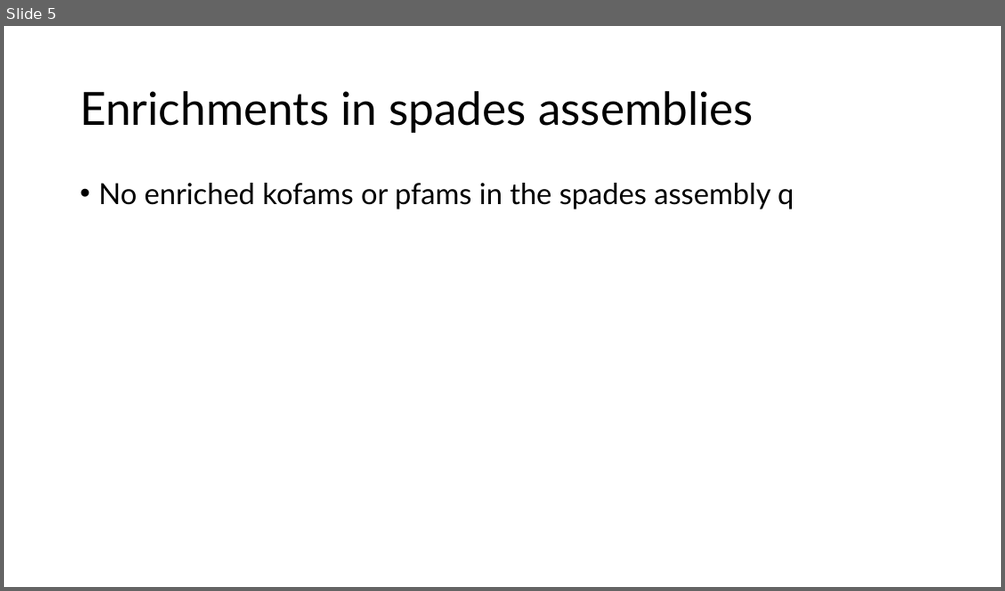
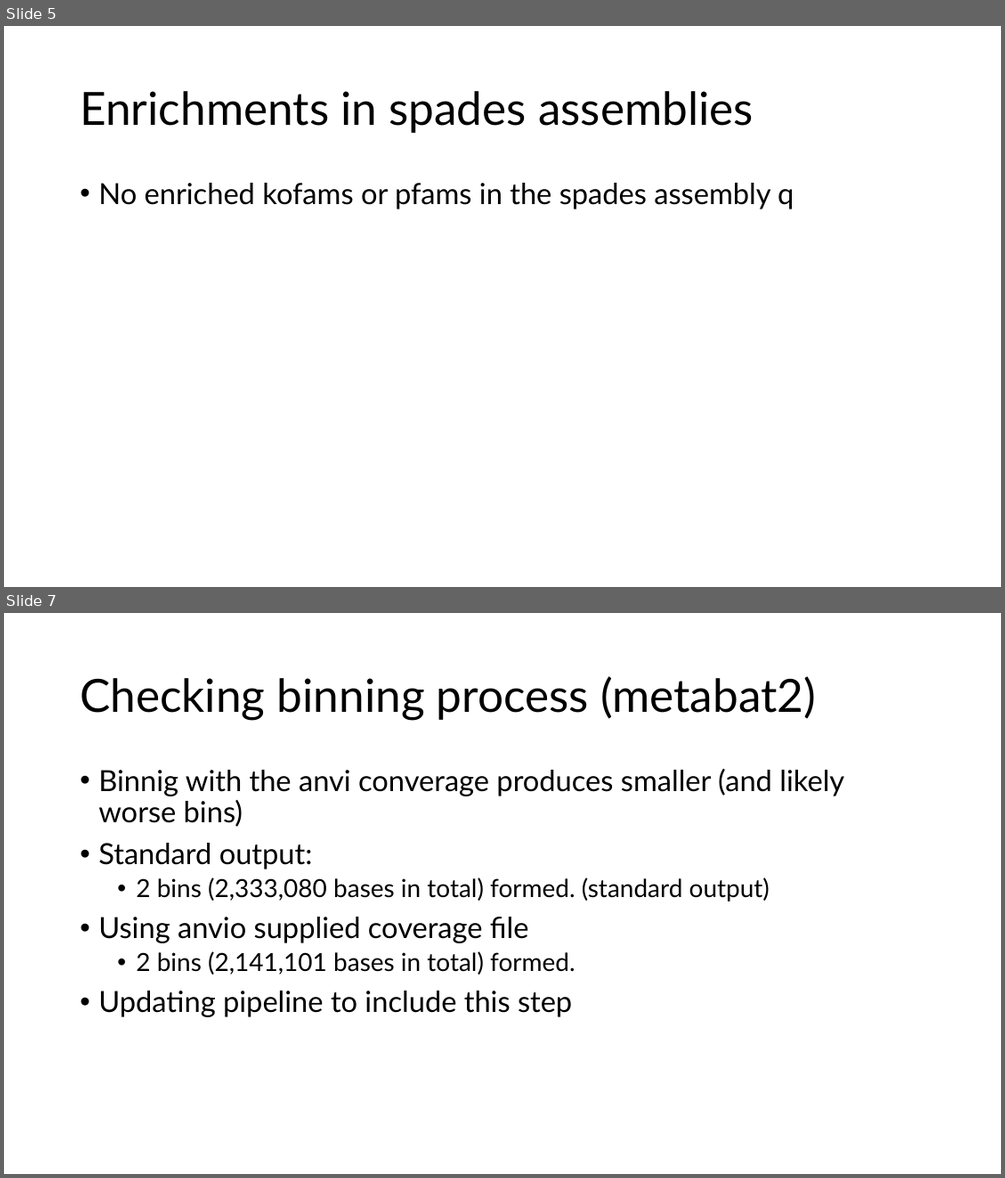
Before and after one commit to jjcolgan/snvAnalysis, a slide deck: pangenomicsAnalysis/pangenomics lab notebook.pptx. Shown one above the other, each under a label of ours: slide 5 before the commit, slides 5 and 7 after it; the slides between them are not shown. The pictures are 1005x591 and 1005x1178 pixels, drawn with LibreOffice and Linux fonts; fonts in the diff are those of the drawing. Boxes give left, top, right and bottom in pixels: in the first picture for what was removed or moved away, otherwise in the second. Text is boxed around its words. In the diff, an @@ line names an element or a change of style, - is before the commit and + after.

```diff
--- a/pangenomicsAnalysis/pangenomics lab notebook.pptx
+++ b/pangenomicsAnalysis/pangenomics lab notebook.pptx
@@ slide 7 added at <box>4,613,1001,1174</box>, background #FFFFFF @@
@@ title added at <box>80,676,816,720</box>, 44 pt, text #000000 @@
+Checking binning process (metabat2)
@@ text added at <box>98,769,844,1017</box>, 28 pt, text #000000 @@
+• Binnig with the anvi converage produces smaller (and likely worse bins)
+• Standard output:
+  • 2 bins (2,333,080 bases in total) formed. (standard output)
+• Using anvio supplied coverage file
+  • 2 bins (2,141,101 bases in total) formed.
+• Updating pipeline to include this step
```
Also in this commit, not shown: 1 slide changed, 3 other files.
